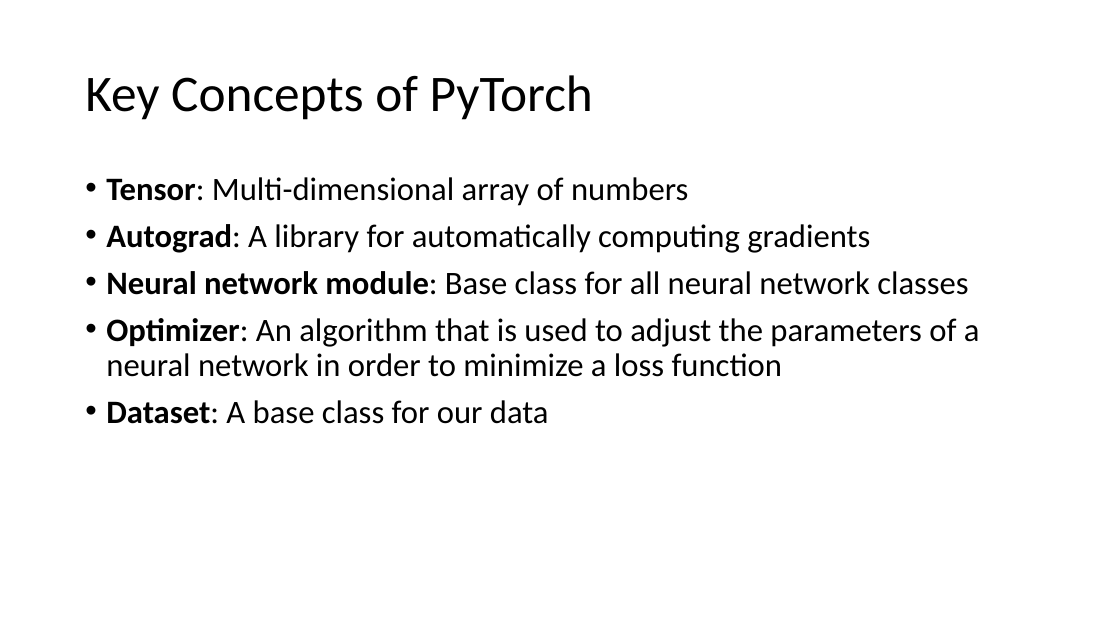
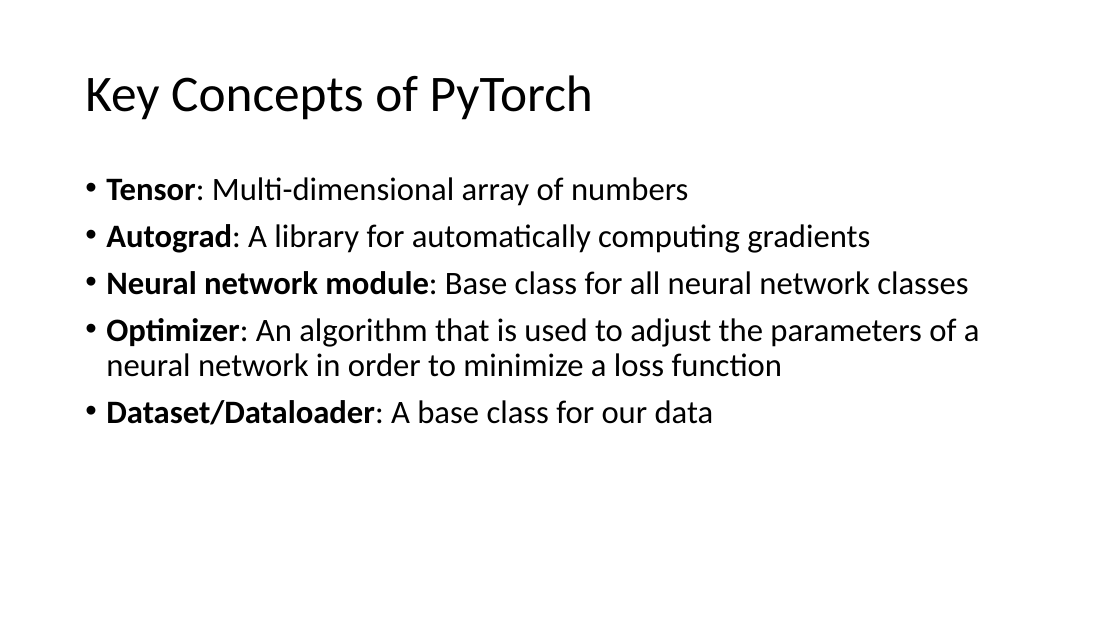
Before and after one commit to MICS-Lab/DeepLearningCourse, a slide deck: slide 3 of Slides_2.pptx. Drawn at 1120x630 pixels with LibreOffice and Linux fonts; fonts in the diff are those of the drawing. Boxes give left, top, right and bottom in pixels: in the first picture for what was removed or moved away, otherwise in the second. Text is boxed around its words. In the diff, an @@ line names an element or a change of style, - is before the commit and + after.

```diff
--- a/Slides_2.pptx
+++ b/Slides_2.pptx
@@ text at (x1=106, y1=400, x2=714, y2=425): text changed @@
-• Dataset: A base class for our data
+• Dataset/Dataloader: A base class for our data
```
Also in this commit, not shown: 1 other slide changed.
